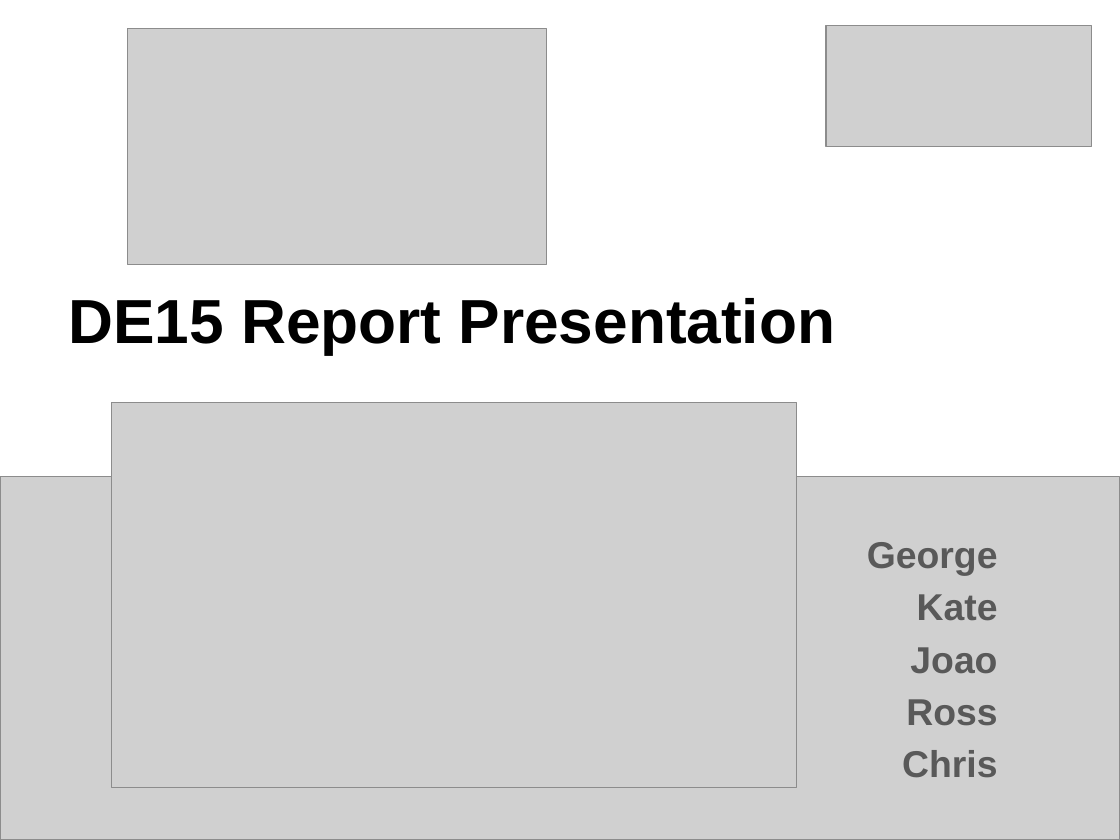
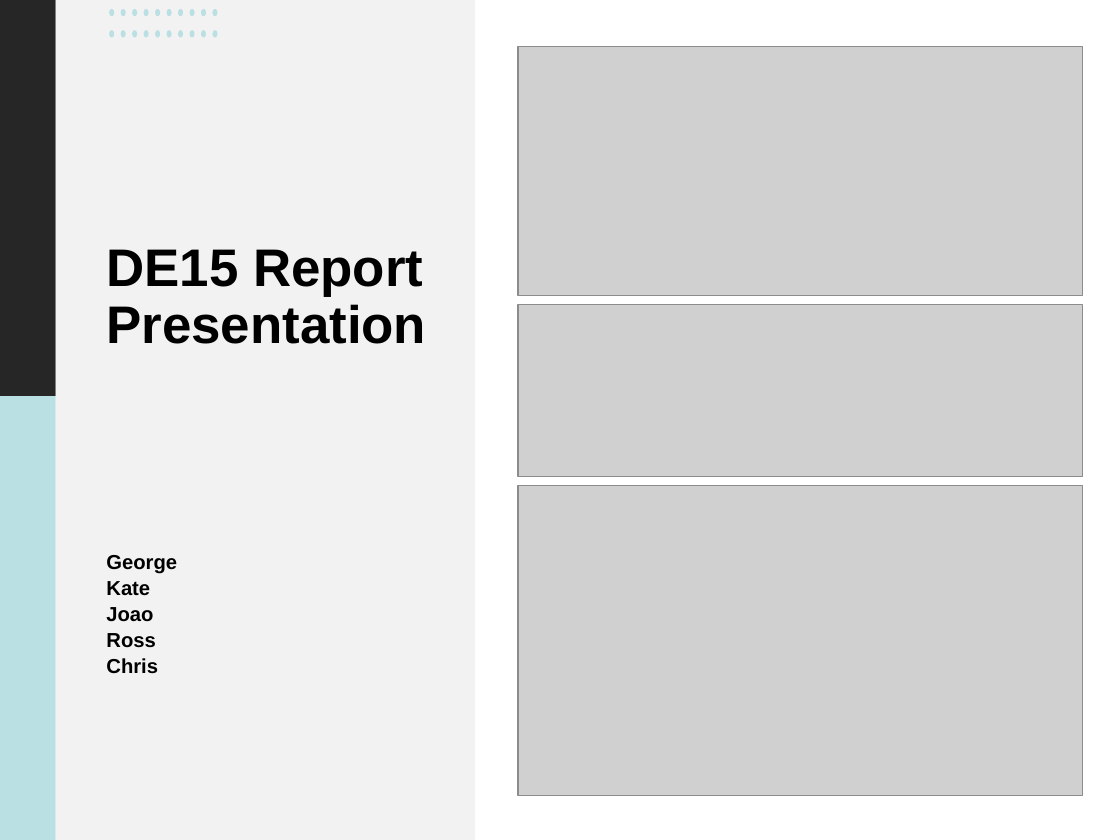
Before and after one commit to RMorton24/phs_group_project, a slide deck: slide 1 of Final Powerpoint presentation for 12.08.22.pptx. Drawn at 1120x840 pixels with LibreOffice and Linux fonts; fonts in the diff are those of the drawing; grey boxes stand for pictures. Boxes give left, top, right and bottom in pixels: in the first picture for what was removed or moved away, otherwise in the second. Text is boxed around its words. In the diff, an @@ line names an element or a change of style, - is before the commit and + after.

Commit message:
updates report and adds new slides

```diff
--- a/Final Powerpoint presentation for 12.08.22.pptx
+++ b/Final Powerpoint presentation for 12.08.22.pptx
@@ rectangle added at [0,0,56,396], fill #262626 @@
@@ rectangle added at [56,0,475,840], fill #F2F2F2 @@
@@ picture removed at [128,29,547,264] @@
@@ picture removed at [827,26,1092,147] @@
@@ group added at [109,9,217,37]: 20 ellipses @@
@@ picture added at [517,47,1082,296] @@
@@ title "DE15 Report Presentation": place and size @@
-title "DE15 Report Presentation" at [68,298,835,355]
+title "DE15 Report Presentation" at [106,249,426,344]
@@ title "DE15 Report Presentation" at [106,249,426,344]: size 40 to 34 pt; line spacing 1 to 0.9 @@
@@ picture: place and size @@
-picture at [0,477,1120,840]
+picture at [517,305,1082,476]
@@ rectangle added at [0,396,56,840], fill #BBE0E3 @@
@@ picture: place and size @@
-picture at [111,402,796,787]
+picture at [517,486,1082,796]
@@ subtitle "George": place and size @@
-subtitle "George" at [867,542,998,778]
+subtitle "George" at [106,555,177,674]
@@ subtitle "George" at [106,555,177,674]: size 24 to 13 pt, text colour #595959 to #000000; alignment right to left; line spacing 1 to 0.9; less space between paragraphs @@
```
Also in this commit, not shown: 3 other slides changed, 3 slides added, 2 slides removed, 2 other files.
